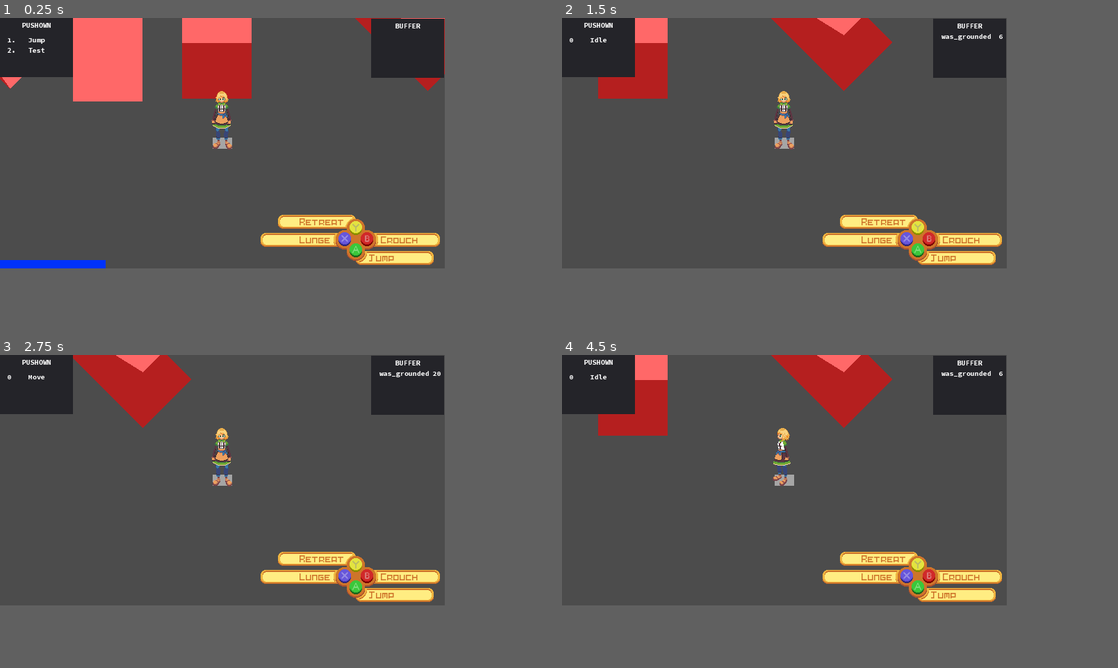
Above: before the commit, frames 1-4 (two rows, left to right).
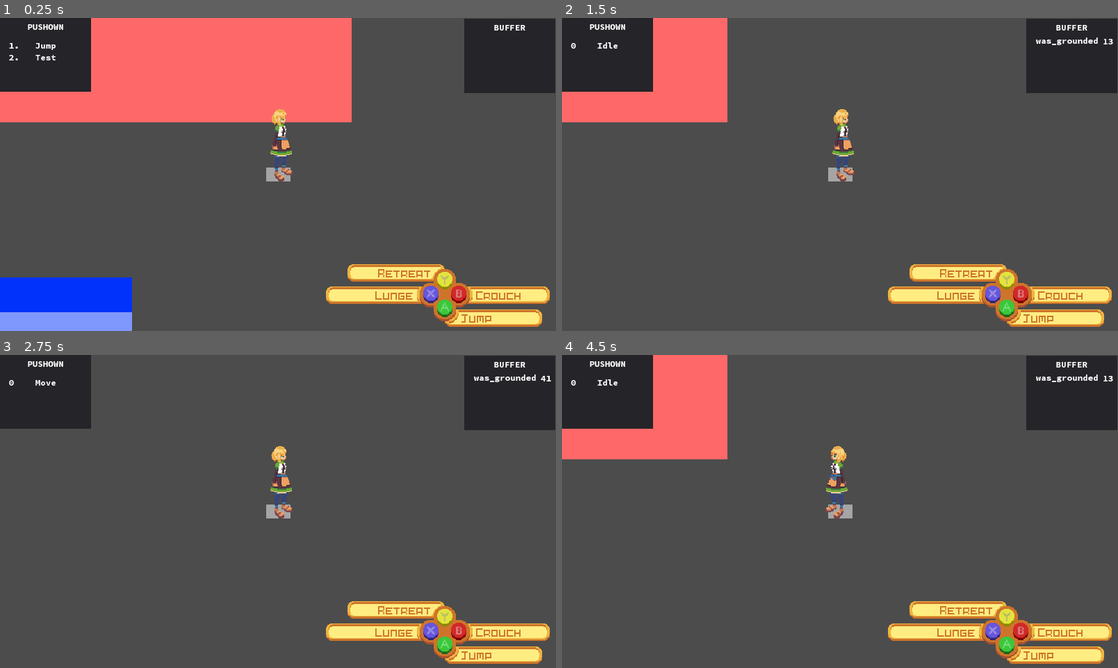
Above: after the commit, the same moments.

Repository: MTareqAzim/scratchpad
Game: Godot game, scene res://Scenes/World/World.tscn
Same seed, same stepped clock (60 frames per second), same inputs: the game is played once before the commit and once after it.
Inputs (mouse positions are in pixels of both pictures, inside the frame that each line leads up to):
- Up to frame 1 (0.25 s): no input
- Up to frame 2 (1.5 s): tap Enter (ui_accept) at 0.5, 0.77 s; move the mouse to (884, 130) at 0.52 s; hold Right (ui_right) 0.53-1.25 s; click (884, 130) at 0.67 s; drag from (695, 155) to (784, 121) at 1.27 s
- Up to frame 3 (2.75 s): tap Enter (ui_accept) at 2 s; move the mouse to (266, 423) at 2.02 s; hold Right (ui_right) from 2.03 s (still down)
- Up to frame 4 (4.5 s): release Right (ui_right) at 2.75 s; drag from (762, 530) to (650, 442) at 2.77 s; tap Enter (ui_accept) at 3.5, 3.77 s; move the mouse to (917, 517) at 3.52 s; hold Left (ui_left) 3.53-4.25 s; drag from (650, 442) to (784, 458) at 4.27 s
In our replay, the window is 640x360 before the commit and 800x450 after it. These sizes can differ from the game's own. Grey fills any space a smaller window leaves; there, only what the larger window draws over its background counts as a difference.

The runs differ from the first frame. In frame 1, 34% of the frame differs, in the area x 0-100%, y 0-100%; in frame 2, 25%; in frame 3, 19%; in frame 4, 25%.

Commit message:
Fix climbable slope determined by speed.

Diff:
--- a/Scenes/Player/Player.tscn
+++ b/Scenes/Player/Player.tscn
@@ -22,12 +22,16 @@
 [ext_resource path="res://Scenes/Scratch/StatesStackDiplayer.tscn" type="PackedScene" id=20]
 [ext_resource path="res://Scenes/Scratch/BufferStackDiplayer.tscn" type="PackedScene" id=21]
 [ext_resource path="res://Scenes/Input UI/InputUIBase.tscn" type="PackedScene" id=22]
+[ext_resource path="res://Utils/Shadow/shadow_2d.gd" type="Script" id=23]
 
 [sub_resource type="RectangleShape2D" id=1]
 extents = Vector2( 19, 43 )
 
 [sub_resource type="CircleShape2D" id=2]
 radius = 22.0
+
+[sub_resource type="CapsuleShape2D" id=3]
+height = 17.0
 
 [node name="Player2" instance=ExtResource( 1 )]
 MAX_SPEED = 2000
@@ -47,7 +51,7 @@
 [node name="AnimatedSprite" type="AnimatedSprite" parent="." index="3"]
 position = Vector2( 0, -36 )
 frames = ExtResource( 2 )
-animation = "idle_s"
+animation = "idle_e"
 script = ExtResource( 3 )
 
 [node name="Health" type="Node" parent="." index="4"]
@@ -246,6 +250,7 @@
 cast_to = Vector2( 10, 0 )
 
 [node name="CanvasLayer" type="CanvasLayer" parent="." index="10"]
+editor/display_folded = true
 
 [node name="StatesStackDiplayer" parent="CanvasLayer" index="0" instance=ExtResource( 20 )]
 rect_scale = Vector2( 0.5, 0.5 )
@@ -269,8 +274,15 @@
 
 [node name="Camera2D" type="Camera2D" parent="." index="11"]
 current = true
+
+[node name="Shadow2D" type="Node2D" parent="." index="12"]
+rotation = 1.5708
+script = ExtResource( 23 )
+body = NodePath("..")
+shape = SubResource( 3 )
+shadow_mask_layer = 4
+[connection signal="direction_changed" from="Look Direction" to="AnimatedSprite" method="_on_Look_Direction_direction_changed"]
 [connection signal="direction_changed" from="Look Direction" to="Look Arrow" method="_on_Look_Direction_direction_changed"]
-[connection signal="direction_changed" from="Look Direction" to="AnimatedSprite" method="_on_Look_Direction_direction_changed"]
 [connection signal="buffer_changed" from="ActionBuffer" to="CanvasLayer/BufferStackDiplayer" method="_on_ActionBuffer_buffer_changed"]
 [connection signal="state_changed" from="State Machine" to="CanvasLayer/InputUIBase" method="_on_State_Machine_state_changed"]
 [connection signal="states_stack_changed" from="State Machine" to="CanvasLayer/StatesStackDiplayer" method="_on_State_Machine_states_stack_changed"]
--- a/Scenes/World/World.tscn
+++ b/Scenes/World/World.tscn
@@ -6,120 +6,40 @@
 
 [node name="World" type="Node"]
 
-[node name="StaticSlope2P5D" parent="." instance=ExtResource( 1 )]
-editor/display_folded = true
-position = Vector2( 197, 255 )
-_z_pos = 0
-_height = 80
-_width = 100
-_length = 300
-_angle = 45
-
-[node name="DistToGround" parent="StaticSlope2P5D" index="0"]
-visible = false
-cast_to = Vector2( 0, 0 )
-
-[node name="TopShape" parent="StaticSlope2P5D" index="1"]
-polygon = PoolVector2Array( -141.421, -150.711, -70.7107, -221.421, 141.421, 70.7107, 70.7107, 141.421 )
-
-[node name="BaseShape" parent="StaticSlope2P5D" index="2"]
-polygon = PoolVector2Array( -141.421, -70.7107, -70.7107, -141.421, 141.421, 70.7107, 70.7107, 141.421 )
-
-[node name="VolumeShape" parent="StaticSlope2P5D" index="3"]
-polygon = PoolVector2Array( -141.421, -150.711, -70.7107, -221.421, 141.421, 70.7107, 70.7107, 141.421, -141.421, -70.7107 )
-
-[node name="Rise" parent="StaticSlope2P5D" index="4"]
-position = Vector2( 106.066, 106.066 )
-cast_to = Vector2( -212.132, -292.132 )
-
 [node name="StaticSlope2P5D2" parent="." instance=ExtResource( 1 )]
 editor/display_folded = true
 position = Vector2( 408, 264 )
-_z_pos = 0
 _height = 80
-_width = 100
+_width = 500
 _length = 300
-_angle = 0
 
 [node name="DistToGround" parent="StaticSlope2P5D2" index="0"]
 visible = false
 cast_to = Vector2( 0, 0 )
 
 [node name="TopShape" parent="StaticSlope2P5D2" index="1"]
-polygon = PoolVector2Array( -50, -230, 50, -230, 50, 150, -50, 150 )
+polygon = PoolVector2Array( -250, -230, 250, -230, 250, 150, -250, 150 )
 
 [node name="BaseShape" parent="StaticSlope2P5D2" index="2"]
-polygon = PoolVector2Array( -50, -150, 50, -150, 50, 150, -50, 150 )
+polygon = PoolVector2Array( -250, -150, 250, -150, 250, 150, -250, 150 )
 
 [node name="VolumeShape" parent="StaticSlope2P5D2" index="3"]
 position = Vector2( 0, -2 )
-polygon = PoolVector2Array( -50, -230, 50, -230, 50, 150, -50, 150 )
+polygon = PoolVector2Array( -250, -230, 250, -230, 250, 150, -250, 150 )
 
 [node name="Rise" parent="StaticSlope2P5D2" index="4"]
 position = Vector2( 0, 150 )
 cast_to = Vector2( 0, -380 )
 
-[node name="StaticSlope2P5D3" parent="." instance=ExtResource( 1 )]
-editor/display_folded = true
-position = Vector2( 565, 260 )
-_z_pos = 0
-_height = 80
-_width = 100
-_length = 300
-_angle = 180
-
-[node name="DistToGround" parent="StaticSlope2P5D3" index="0"]
-visible = false
-cast_to = Vector2( 0, 0 )
-
-[node name="TopShape" parent="StaticSlope2P5D3" index="1"]
-polygon = PoolVector2Array( 50, 70, -50, 70, -50, -150, 50, -150 )
-
-[node name="BaseShape" parent="StaticSlope2P5D3" index="2"]
-polygon = PoolVector2Array( 50, 150, -50, 150, -50, -150, 50, -150 )
-
-[node name="VolumeShape" parent="StaticSlope2P5D3" index="3"]
-polygon = PoolVector2Array( 50, 150, -50, 150, -50, -150, 50, -150 )
-
-[node name="Rise" parent="StaticSlope2P5D3" index="4"]
-position = Vector2( 1.83691e-014, -150 )
-cast_to = Vector2( -3.67382e-014, 220 )
-
-[node name="StaticSlope2P5D4" parent="." instance=ExtResource( 1 )]
-editor/display_folded = true
-position = Vector2( 798, 258 )
-_z_pos = 0
-_height = 80
-_width = 100
-_length = 300
-_angle = 225
-
-[node name="DistToGround" parent="StaticSlope2P5D4" index="0"]
-visible = false
-cast_to = Vector2( 0, 0 )
-
-[node name="TopShape" parent="StaticSlope2P5D4" index="1"]
-polygon = PoolVector2Array( 141.421, -9.28932, 70.7107, 61.4214, -141.421, -70.7107, -70.7107, -141.421 )
-
-[node name="BaseShape" parent="StaticSlope2P5D4" index="2"]
-polygon = PoolVector2Array( 141.421, 70.7107, 70.7107, 141.421, -141.421, -70.7107, -70.7107, -141.421 )
-
-[node name="VolumeShape" parent="StaticSlope2P5D4" index="3"]
-polygon = PoolVector2Array( 141.421, -9.28932, 141.421, 70.7107, 70.7107, 141.421, -141.421, -70.7107, -70.7107, -141.421 )
-
-[node name="Rise" parent="StaticSlope2P5D4" index="4"]
-position = Vector2( -106.066, -106.066 )
-cast_to = Vector2( 212.132, 132.132 )
-
 [node name="StaticWall2P5D" parent="." instance=ExtResource( 2 )]
 editor/display_folded = true
-position = Vector2( 318, 692 )
-_z_pos = -20
+position = Vector2( 318, 642 )
+_z_pos = -70
 _height = 40
 
 [node name="DistToGround" parent="StaticWall2P5D" index="0"]
 visible = true
-cast_to = Vector2( 0, 20 )
+cast_to = Vector2( 0, 70 )
 
 [node name="TopShape" parent="StaticWall2P5D" index="1"]
 position = Vector2( 0, -40 )
@@ -134,15 +54,7 @@
 
 [node name="Player2" parent="." instance=ExtResource( 3 )]
 position = Vector2( 573, 474 )
-GRAVITY = 980
-_z_pos = 0
-
-[editable path="StaticSlope2P5D"]
 
 [editable path="StaticSlope2P5D2"]
 
-[editable path="StaticSlope2P5D3"]
-
-[editable path="StaticSlope2P5D4"]
-
 [editable path="StaticWall2P5D"]
--- a/Utils/Physics Bodies/kinematic_body_2p5d.gd
+++ b/Utils/Physics Bodies/kinematic_body_2p5d.gd
@@ -54,6 +54,11 @@
 
 func get_height() -> int:
 	return _height
+
+
+func get_global_pos() -> Vector3:
+	var pos = Vector3(global_position.x, global_position.y, _z_pos)
+	return pos
 
 
 func set_z_pos(new_z_pos: int) -> void:
--- a/Utils/Physics Bodies/static_slope_2p5d.gd
+++ b/Utils/Physics Bodies/static_slope_2p5d.gd
@@ -58,8 +58,8 @@
 		point = to_local(point)
 		altitude = max(altitude, _get_altitude(point))
 
-	var fraction = 1.0 * altitude / _length
-	return _z_pos - int(round(_height * fraction))
+	var fraction = 1.0 * altitude / float(_length)
+	return _z_pos - int(ceil(_height * fraction))
 
 
 func get_base_transform() -> Transform2D:
--- a/Utils/Shadow/shadow_2d.gd
+++ b/Utils/Shadow/shadow_2d.gd
@@ -33,12 +33,16 @@
 	var collision_results = space_state.intersect_shape(shape_query_parameters)
 
 	for result in collision_results:
-		result["collider"].draw_shadow(_body, shape)
+		result["collider"].draw_shadow(self)
 
 
 func _set_shape(new_shape: CapsuleShape2D) -> void:
 	shape = new_shape
 	update()
+
+
+func get_global_pos() -> Vector3:
+	return _body.get_global_pos()
 
 
 func _generate_shape_query() -> Physics2DShapeQueryParameters:
--- a/Utils/Shadow/shadow_mask.gd
+++ b/Utils/Shadow/shadow_mask.gd
@@ -1,8 +1,23 @@
+tool
 extends Area2D
 class_name ShadowMask
 
-export (int) var z_pos := 0
+export (int) var z_pos := 0 setget _set_z_pos, get_z_pos
+
+onready var _ready : bool = true
 
 
-func draw_shadow(body: PhysicsBody2P5D, shape: Shape2D) -> void:
+func _set_z_pos(new_z_pos: int) -> void:
+	var diff = z_pos - new_z_pos
+	z_pos = new_z_pos
+
+	if _ready:
+		translate(Vector2(0, -diff))
+
+
+func get_z_pos() -> int:
+	return z_pos
+
+
+func draw_shadow(shadow: Shadow2D) -> void:
 	pass
--- a/project.godot
+++ b/project.godot
@@ -256,6 +256,8 @@
 
 window/size/width=640
 window/size/height=360
+window/size/test_width=1120
+window/size/test_height=630
 window/vsync/use_vsync=false
 window/stretch/mode="2d"
 window/stretch/aspect="keep"
@@ -372,10 +374,6 @@
 2d_physics/layer_1="Kinematic Body 2.5D"
 2d_physics/layer_2="Static Body 2.5D"
 
-[physics]
-
-common/physics_fps=30
-
 [rendering]
 
 quality/2d/use_pixel_snap=true
Not shown: 1 places in Scenes/Player/Player.tscn that only renumber resources
